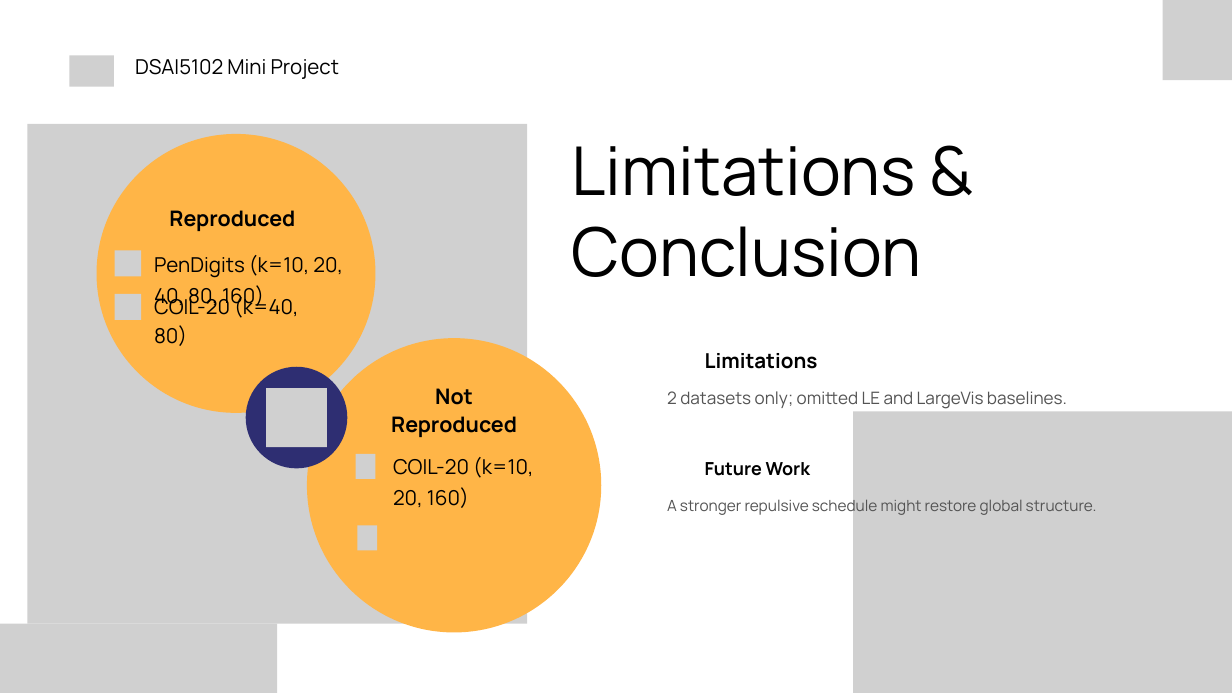
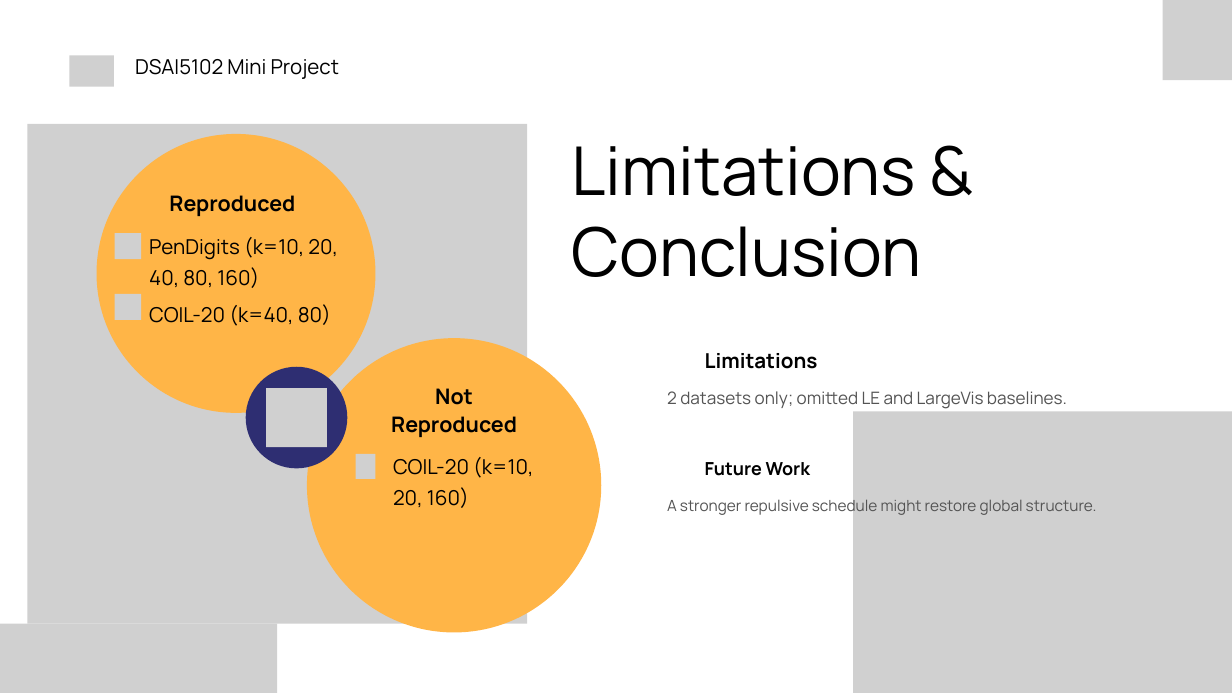
Before and after one commit to PKLgames/dsai5102MiniProject, a slide deck: slide 9 of slides/DSAI5102_Group16_Slides.pptx. Drawn at 1232x693 pixels with LibreOffice and Linux fonts; fonts in the diff are those of the drawing; grey boxes stand for pictures; background and template pictures are left out. Boxes give left, top, right and bottom in pixels: in the first picture for what was removed or moved away, otherwise in the second. Text is boxed around its words. In the diff, an @@ line names an element or a change of style, - is before the commit and + after.

```diff
--- a/slides/DSAI5102_Group16_Slides.pptx
+++ b/slides/DSAI5102_Group16_Slides.pptx
@@ text "Reproduced": place and size @@
-text "Reproduced" at bbox=[169, 210, 295, 231]
+text "Reproduced" at bbox=[169, 195, 295, 216]
@@ picture: place and size @@
-picture at bbox=[115, 250, 141, 276]
+picture at bbox=[115, 233, 141, 259]
@@ text "PenDigits (k=10, 20, 40, 80, ...": place and size @@
-text "PenDigits (k=10, 20, 40, 80, ..." at bbox=[154, 255, 343, 309]
+text "PenDigits (k=10, 20, 40, 80, ..." at bbox=[149, 237, 338, 288]
@@ text "COIL-20 (k=40, 80)" rewrapped from bbox=[154, 295, 298, 346] to bbox=[149, 304, 331, 326] @@
@@ picture removed at bbox=[357, 525, 377, 551] @@
```
Also in this commit, not shown: 1 other slide changed, 1 other file.
